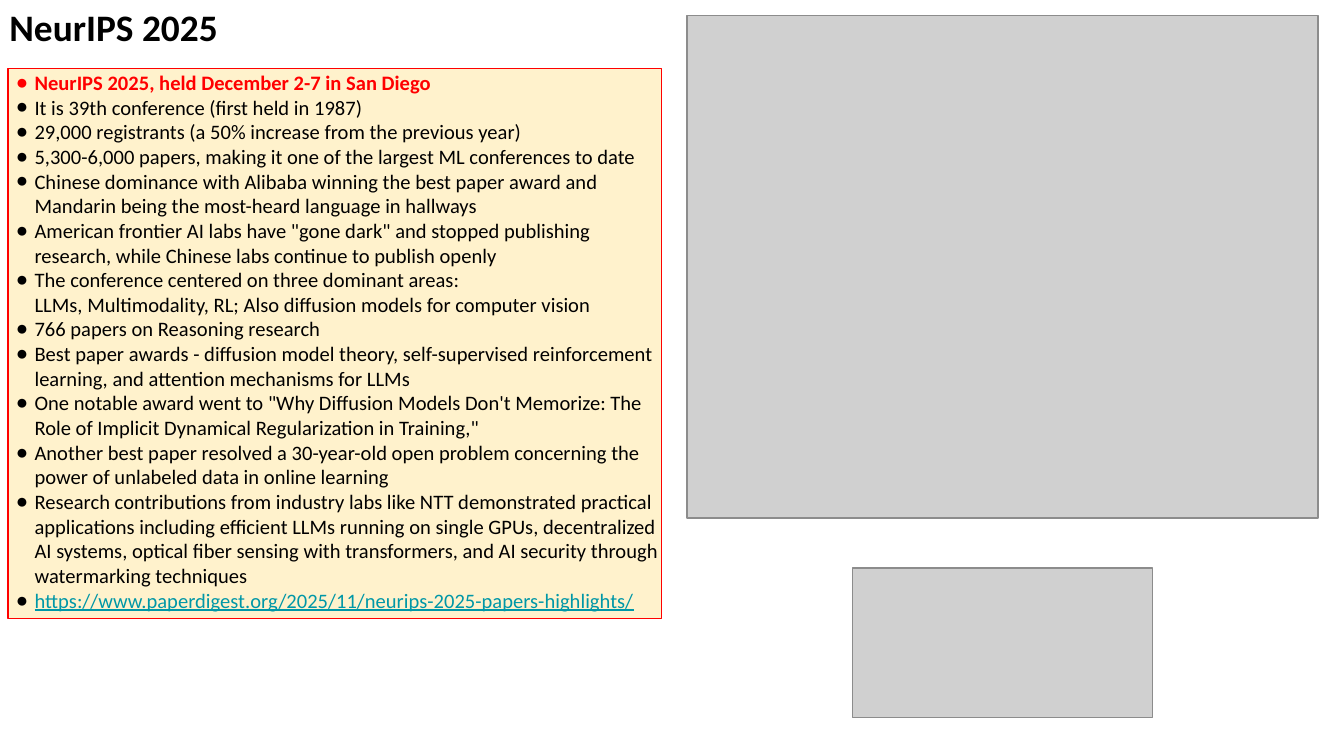
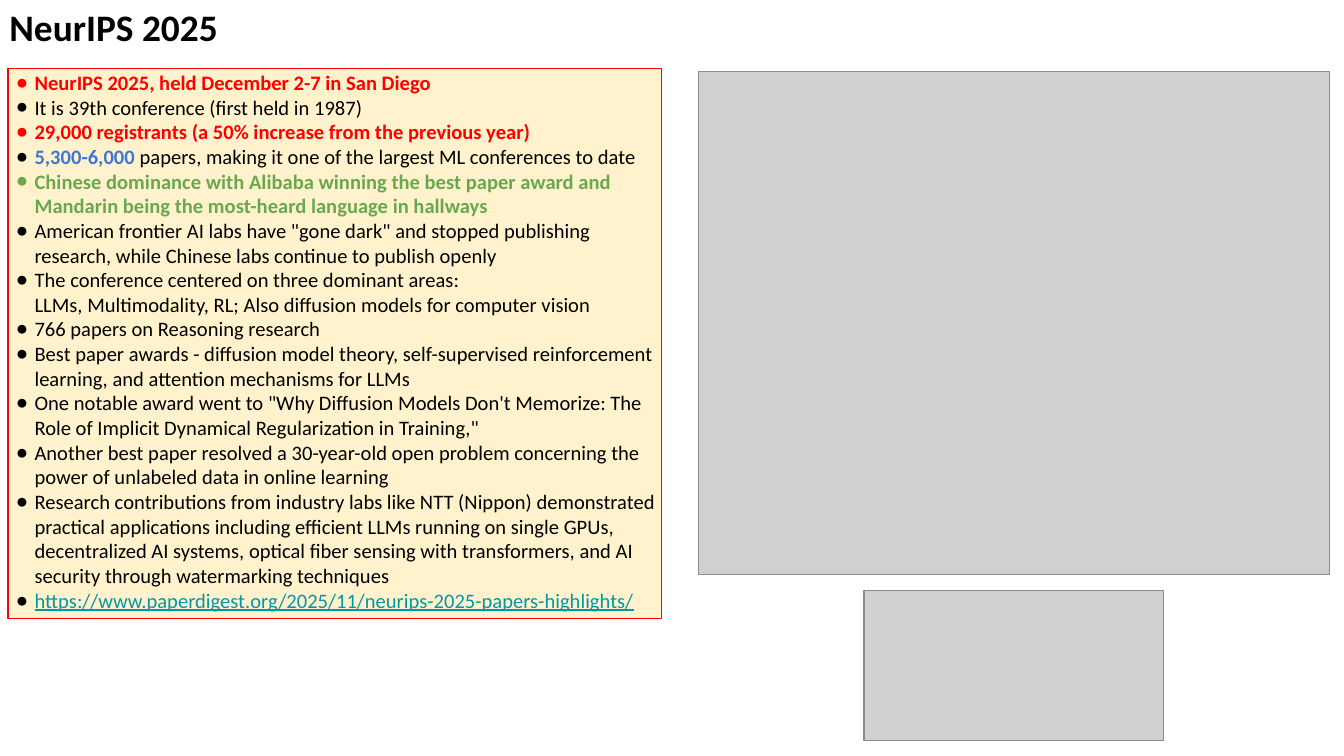
Before and after one commit to lselector/seminar, a slide deck: slide 5 of 2025/2025-12-12-AI-Updates.pptx (slide 4 before the commit). Drawn at 1344x756 pixels with LibreOffice and Linux fonts; fonts in the diff are those of the drawing; grey boxes stand for pictures. Boxes give left, top, right and bottom in pixels: in the first picture for what was removed or moved away, otherwise in the second. Text is boxed around its words. In the diff, an @@ line names an element or a change of style, - is before the commit and + after.

```diff
--- a/2025/2025-12-12-AI-Updates.pptx
+++ b/2025/2025-12-12-AI-Updates.pptx
@@ picture: place and size @@
-picture at <box>687,15,1318,517</box>
+picture at <box>699,71,1331,574</box>
@@ text in rectangle at <box>35,124,635,217</box>: text colour #000000 to #FF0000 in "29,000 registrants (a 50% increase from the ..."; bold on in "29,000 registrants (a 50% increase from the ...", "5,300-6,000", "Chinese dominance with Alibaba winning the best ..."; text colour #000000 to #3C78D8 in "5,300-6,000"; text colour #000000 to #6AA84F in "Chinese dominance with Alibaba winning the best ..."; bullet colour #000000 to #FF0000; bullet colour #000000 to #6AA84F @@
@@ text in rectangle at <box>35,494,655,587</box>: text changed @@
-● Research contributions from industry labs like NTT demonstrated practical applications including efficient LLMs running on single GPUs, decentralized AI systems, optical fiber sensing with transformers, and AI security through watermarking techniques
+● Research contributions from industry labs like NTT (Nippon) demonstrated practical applications including efficient LLMs running on single GPUs, decentralized AI systems, optical fiber sensing with transformers, and AI security through watermarking techniques
@@ picture: place and size @@
-picture at <box>852,569,1152,718</box>
+picture at <box>864,590,1164,739</box>
```
Also in this commit, not shown: 18 other slides changed, 5 slides added, 1 slide removed.
